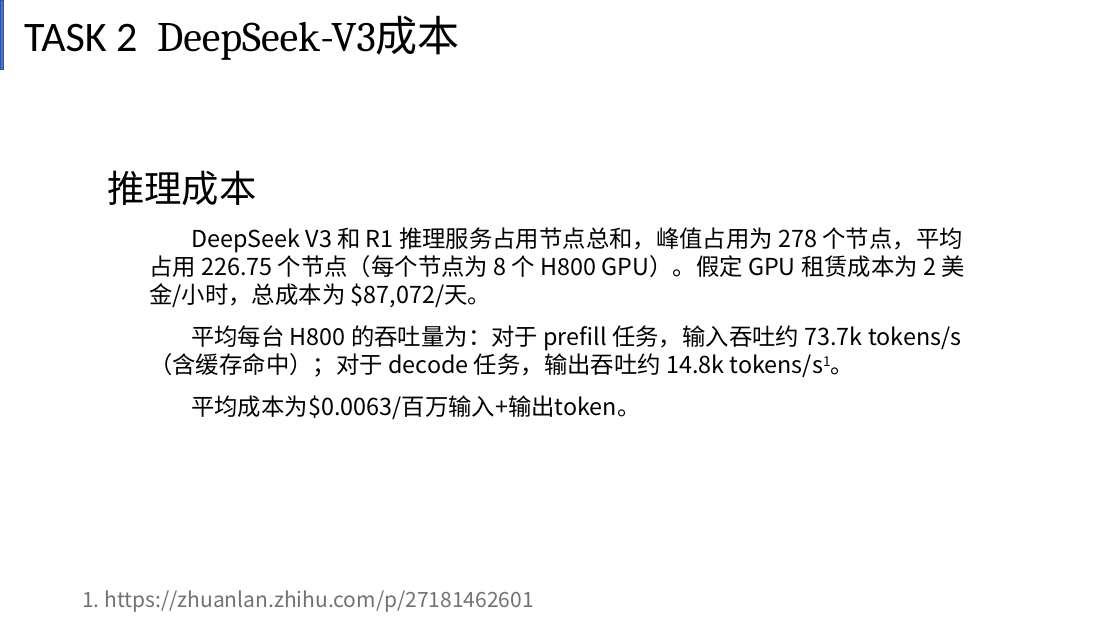
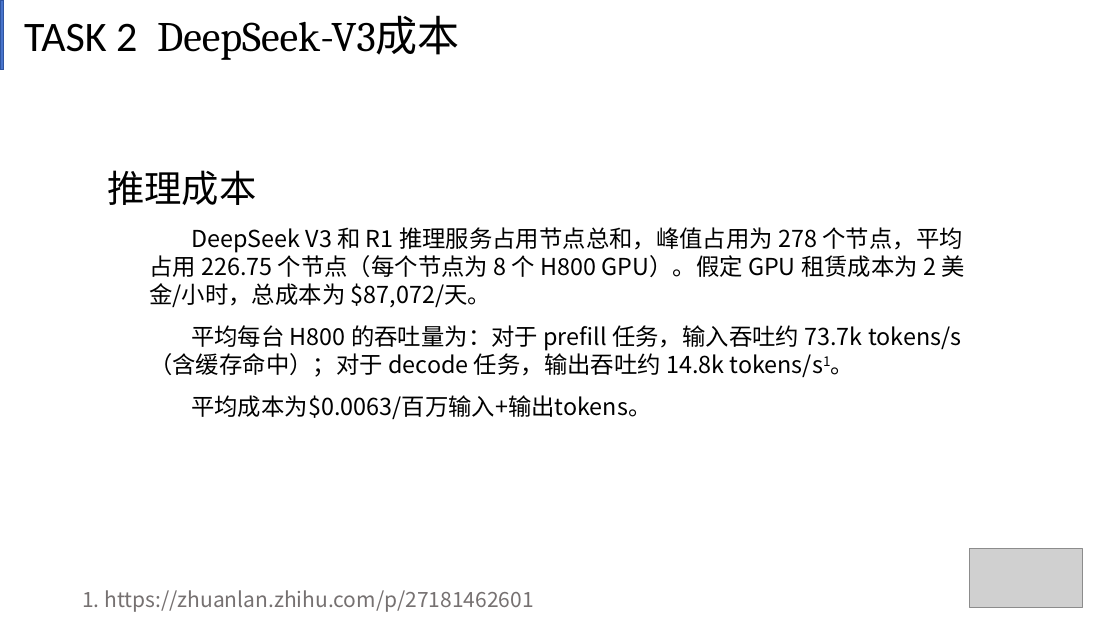
Before and after one commit to Count-group/project1, a slide deck: slide 13 of 计算机组成原理第一次创新作业.pptx. Drawn at 1120x630 pixels with LibreOffice and Linux fonts; fonts in the diff are those of the drawing; grey boxes stand for pictures. Boxes give left, top, right and bottom in pixels: in the first picture for what was removed or moved away, otherwise in the second. Text is boxed around its words. In the diff, an @@ line names an element or a change of style, - is before the commit and + after.

```diff
--- a/计算机组成原理第一次创新作业.pptx
+++ b/计算机组成原理第一次创新作业.pptx
@@ text at box(191, 395, 651, 419): text changed @@
-  平均成本为$0.0063/百万输入+输出token。
+  平均成本为$0.0063/百万输入+输出tokens。
@@ picture added at box(970, 549, 1083, 607) @@
```
Also in this commit, not shown: 17 other slides changed.
